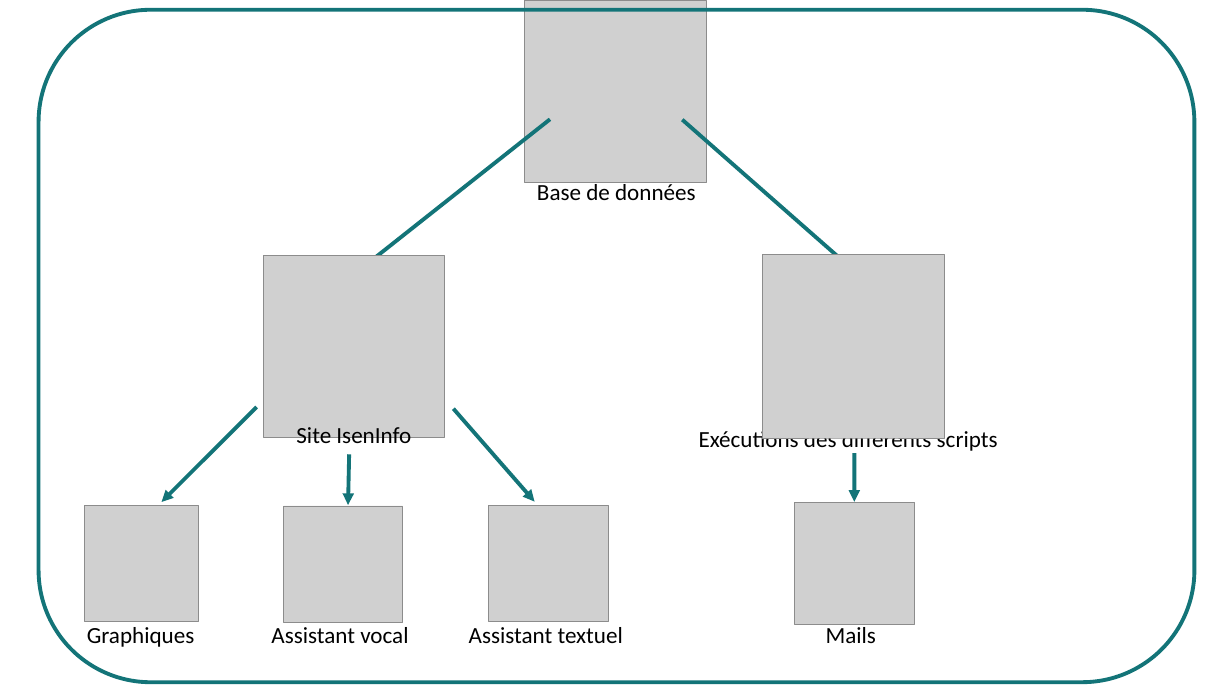
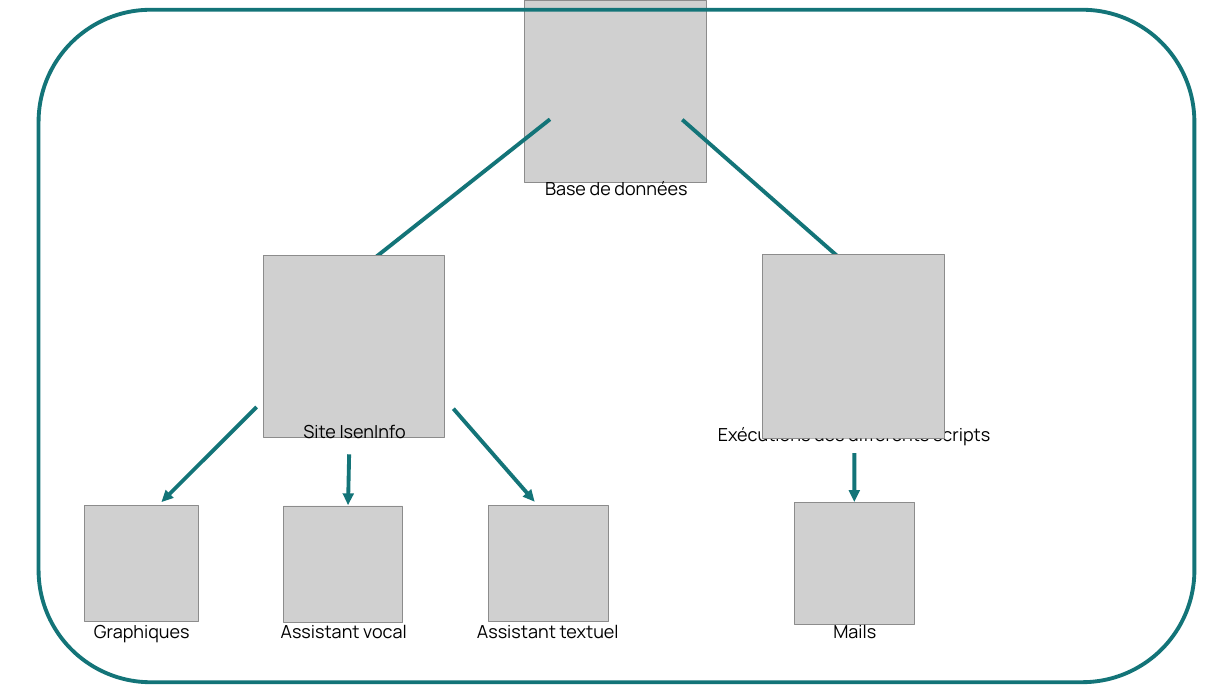
Before and after one commit to hugodemenez/isen-student-portal, a slide deck: slide 7 of presentation/Structure_Projet.pptx. Drawn at 1232x693 pixels with LibreOffice and Linux fonts; fonts in the diff are those of the drawing; grey boxes stand for pictures. Boxes give left, top, right and bottom in pixels: in the first picture for what was removed or moved away, otherwise in the second. Text is boxed around its words. In the diff, an @@ line names an element or a change of style, - is before the commit and + after.

```diff
--- a/presentation/Structure_Projet.pptx
+++ b/presentation/Structure_Projet.pptx
@@ text "Base de données" at (x1=545, y1=178, x2=687, y2=196): size 18 to 14 pt, font Calibri to Manrope @@
@@ size 18 to 14 pt, font Calibri to Manrope; alignment left to centre in 6 elements at (x1=718, y1=425, x2=990, y2=448), (x1=477, y1=621, x2=619, y2=639), (x1=281, y1=621, x2=407, y2=639), (x1=303, y1=424, x2=406, y2=444), (x1=94, y1=621, x2=190, y2=643), (x1=833, y1=621, x2=876, y2=639) @@
```
Also in this commit, not shown: 1 other slide changed, 1 slide added, 1 slide removed, 6 other files.
